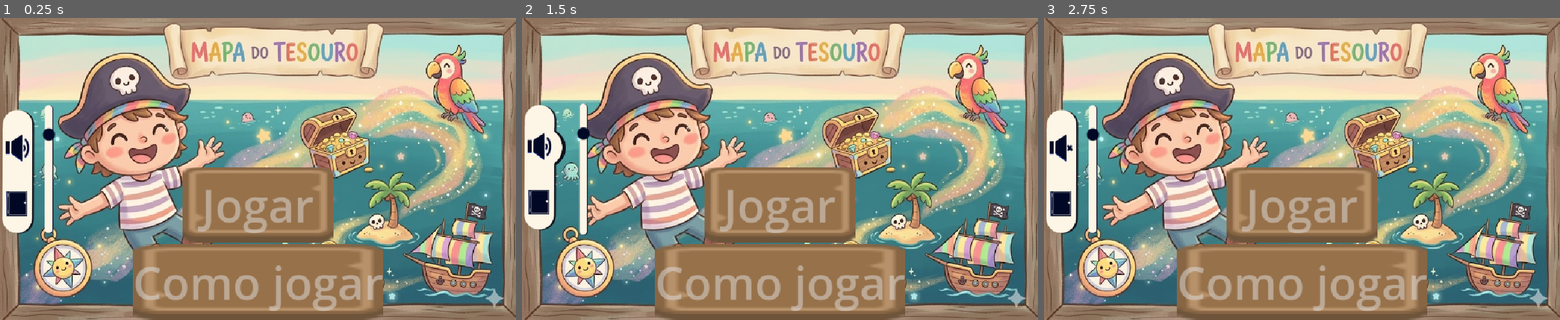
Above: before the commit, frames 1-3 (left to right).
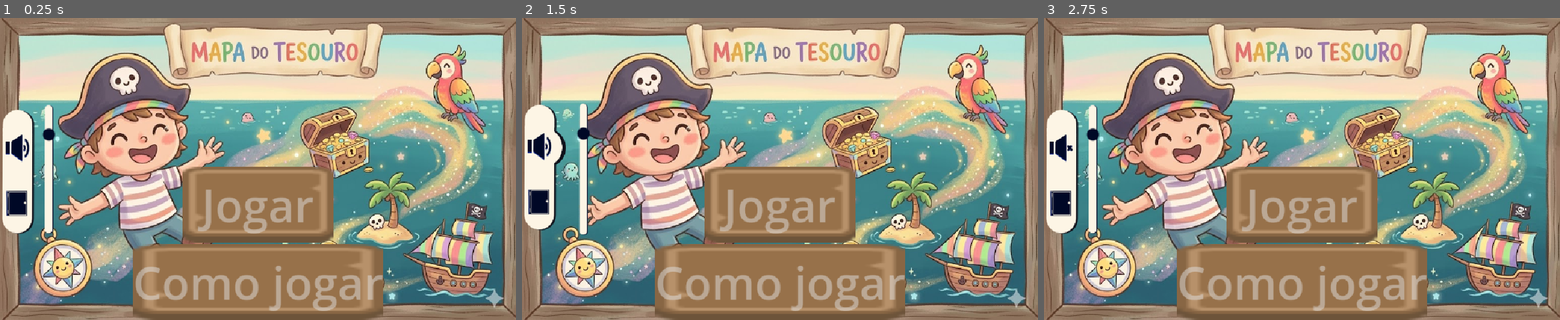
Above: after the commit, the same moments.

Repository: HedroPedro/CacaAoAbacada
Game: Godot game, scene res://scenes/game.tscn
The game is run twice, just before and just after one commit, with the same random seed, the same clock (stepped at 60 frames per second) and the same inputs.
Inputs (mouse positions are in pixels of both pictures, inside the frame that each line leads up to):
- Up to frame 1 (0.25 s): no input
- Up to frame 2 (1.5 s): tap Enter at 0.5 s; move the mouse to (893, 153) at 0.52 s; click (537, 147) at 1.25 s
- Up to frame 3 (2.75 s): tap Space at 2 s; move the mouse to (1198, 184) at 2.02 s

The runs differ from the first frame. In frame 1, 4.0% of the frame differs, in the area x 0-99%, y 4-96%; in frame 2, 4.1%; in frame 3, 4.0%.
Error in both runs: Trying to assign value of type 'Nil' to a variable of type 'Array'. (res://scripts/Global.gd:54)

Commit message:
fix: input and strecht

Diff:
--- a/project.godot
+++ b/project.godot
@@ -28,6 +28,7 @@
 window/size/viewport_width=1024
 window/size/viewport_height=600
 window/stretch/mode="canvas_items"
+window/stretch/aspect="expand"
 mouse_cursor/custom_image="uid://bjkkr1j34kc5"
 
 [dotnet]
--- a/scenes/GameUi.tscn
+++ b/scenes/GameUi.tscn
@@ -4,15 +4,14 @@
 [ext_resource type="PackedScene" uid="uid://b6i6auvc4xqjq" path="res://scenes/ui/Block.tscn" id="1_mj1j5"]
 [ext_resource type="Texture2D" uid="uid://xrfyhmimm3bt" path="res://images/buttons/panel_brown.png" id="2_7hvwh"]
 
-[node name="GameUi" type="Control" unique_id=1496249682]
+[node name="GameUi" type="Control" unique_id=928378648]
 layout_mode = 3
 anchors_preset = 15
 anchor_right = 1.0
 anchor_bottom = 1.0
 grow_horizontal = 2
 grow_vertical = 2
-size_flags_horizontal = 3
-size_flags_vertical = 3
+mouse_filter = 1
 script = ExtResource("1_lg4uu")
 
 [node name="Container" type="TextureRect" parent="." unique_id=2099860886]
@@ -37,17 +36,15 @@
 offset_bottom = -7.0
 grow_horizontal = 2
 grow_vertical = 2
+expand_mode = 3
 
 [node name="BlocksContainer" type="HBoxContainer" parent="." unique_id=1543877225]
 layout_mode = 1
-anchors_preset = -1
-anchor_top = 0.4
+anchors_preset = 14
+anchor_top = 0.5
 anchor_right = 1.0
 anchor_bottom = 0.5
-offset_left = 189.0
-offset_top = 131.0
-offset_right = -159.0
-offset_bottom = 294.0
+offset_bottom = 192.0
 grow_horizontal = 2
 grow_vertical = 2
 size_flags_vertical = 6
--- a/scenes/game.tscn
+++ b/scenes/game.tscn
@@ -1,12 +1,66 @@
 [gd_scene format=3 uid="uid://bylcqy872s6dj"]
 
-[ext_resource type="Script" uid="uid://c7fqr6yoijq0n" path="res://game.gd" id="1_lnu2h"]
 [ext_resource type="PackedScene" uid="uid://cvm7c21m42f6o" path="res://scenes/ui/ui.tscn" id="2_lbhrr"]
 [ext_resource type="Texture2D" uid="uid://by5r4tjs4aae4" path="res://images/background.jpg" id="3_iywne"]
 [ext_resource type="PackedScene" uid="uid://besv13grx325y" path="res://scenes/GameUi.tscn" id="3_lbhrr"]
 
-[node name="Game" type="Node" unique_id=70573316]
-script = ExtResource("1_lnu2h")
+[sub_resource type="GDScript" id="GDScript_lnu2h"]
+script/source = "extends Node
+
+@onready var btns := $Ui/Container/VBoxContainer
+@onready var exitBtn := $Ui/Container/BoxContainer/Bar/Leave
+@onready var bg := $Background
+@onready var gameUi := $GameUi
+var GameState := 0
+
+var backgrounds := [load(\"res://images/background.jpg\"), load(\"res://images/1.png\"), load(\"res://images/2.png\"), load(\"res://images/3.png\"), load(\"res://images/end.png\")]
+var bgMaxIndex : int
+
+func _ready() -> void:
+	Global._done.connect(_enable_btn)
+	for btn in btns.get_children():
+		btn.disabled = true
+	btns.get_child(0).connect(\"pressed\", _on_start_btn_pressed)
+	btns.get_child(1).connect(\"pressed\", _on_tutorial_btn_pressed)
+	exitBtn.connect(\"pressed\", _on_exit_btn_pressed)
+	gameUi._can_update.connect(update)
+	bgMaxIndex = backgrounds.size() - 1
+
+func _enable_btn():
+	for btn in btns.get_children():
+		btn.disabled = false
+
+func _on_start_btn_pressed() -> void:
+	GameState = 1
+	btns.visible = false
+	gameUi.visible = true
+	bg.texture = backgrounds[1];
+	gameUi.updateBlocks()
+
+func _on_tutorial_btn_pressed() -> void:
+	pass
+
+func _on_exit_btn_pressed() -> void:
+	if GameState == 0:
+		get_tree().quit()
+	GameState = 0
+	bg.texture = backgrounds[0]
+	gameUi.hide()
+	btns.visible = true
+
+func update() -> void:
+	gameUi.hide()
+	GameState += 1
+	bg.texture = backgrounds[GameState]
+	if GameState == bgMaxIndex:
+		return
+	await get_tree().create_timer(1.5).timeout
+	gameUi.updateBlocks()
+	gameUi.visible = true
+"
+
+[node name="Game" type="Node" unique_id=379118195]
+script = SubResource("GDScript_lnu2h")
 
 [node name="Background" type="TextureRect" parent="." unique_id=1759264064]
 anchors_preset = 15
@@ -23,3 +77,5 @@
 
 [node name="GameUi" parent="." unique_id=1496249682 instance=ExtResource("3_lbhrr")]
 visible = false
+offset_left = 250.0
+offset_right = -256.0
--- a/scenes/ui/ui.tscn
+++ b/scenes/ui/ui.tscn
@@ -29,11 +29,18 @@
 [sub_resource type="StyleBoxTexture" id="StyleBoxTexture_swkix"]
 texture = ExtResource("2_uegxj")
 
-[node name="Ui" type="Node" unique_id=200939695]
+[node name="Ui" type="Control" unique_id=1452402226]
+layout_mode = 3
+anchors_preset = 15
+anchor_right = 1.0
+anchor_bottom = 1.0
+grow_horizontal = 2
+grow_vertical = 2
+mouse_filter = 1
 script = ExtResource("1_7vp6q")
 
 [node name="Container" type="Control" parent="." unique_id=1471900165]
-layout_mode = 3
+layout_mode = 1
 anchors_preset = 15
 anchor_right = 1.0
 anchor_bottom = 1.0
--- a/scripts/block.gd
+++ b/scripts/block.gd
@@ -8,6 +8,7 @@
 var toCall : Callable
 
 func _ready() -> void:
+	mouse_filter = Control.MOUSE_FILTER_PASS
 	soundButton.connect("pressed", _say)
 
 func _say() -> void:
--- /dev/null
+++ b/scripts/game.gd
@@ -0,0 +1,52 @@
+extends Node
+
+@onready var btns := $Ui/Container/VBoxContainer
+@onready var exitBtn := $Ui/Container/BoxContainer/Bar/Leave
+@onready var bg := $Background
+@onready var gameUi := $GameUi
+var GameState := 0
+
+var backgrounds := [load("res://images/background.jpg"), load("res://images/1.png"), load("res://images/2.png"), load("res://images/3.png"), load("res://images/end.png")]
+var bgMaxIndex : int
+
+func _ready() -> void:
+	Global._done.connect(_enable_btn)
+	for btn in btns.get_children():
+		btn.disabled = true
+	btns.get_child(0).connect("pressed", _on_start_btn_pressed)
+	btns.get_child(1).connect("pressed", _on_tutorial_btn_pressed)
+	exitBtn.connect("pressed", _on_exit_btn_pressed)
+	gameUi._can_update.connect(update)
+	bgMaxIndex = backgrounds.size() - 1
+
+func _enable_btn():
+	for btn in btns.get_children():
+		btn.disabled = false
+
+func _on_start_btn_pressed() -> void:
+	GameState = 1
+	btns.visible = false
+	gameUi.visible = true
+	bg.texture = backgrounds[1];
+	gameUi.updateBlocks()
+
+func _on_tutorial_btn_pressed() -> void:
+	pass
+
+func _on_exit_btn_pressed() -> void:
+	if GameState == 0:
+		get_tree().quit()
+	GameState = 0
+	bg.texture = backgrounds[0]
+	gameUi.visible = false
+	btns.visible = true
+
+func update() -> void:
+	gameUi.hide()
+	GameState += 1
+	bg.texture = backgrounds[GameState]
+	await get_tree().create_timer(1.5).timeout
+	if GameState == bgMaxIndex:
+		return
+	gameUi.updateBlocks()
+	gameUi.show()
--- a/scripts/game_ui.gd
+++ b/scripts/game_ui.gd
@@ -8,6 +8,7 @@
 var correctIndex := -1
 
 func _ready() -> void:
+	mouse_filter = Control.MOUSE_FILTER_PASS
 	for i in range(3):
 		blocks[i].index = i
 		blocks[i].toCall = checkTruth
--- a/scripts/ui.gd
+++ b/scripts/ui.gd
@@ -1,4 +1,4 @@
-extends Node
+extends Control
 @onready var bar := $Container/BoxContainer/Bar
 @onready var muteBtn := $Container/BoxContainer/Bar/Mute
 @onready var startStreamPlayer := $Container/VBoxContainer/Start/StartStreamPlayer2D
@@ -11,6 +11,7 @@
 var has_sound = true
 
 func _ready() -> void:
+	mouse_filter = Control.MOUSE_FILTER_PASS
 	startStreamPlayer.stream = load("res://sounds/jogar.mp3")
 	tutorialStreamPlayer.stream = load("res://sounds/howToPlay.mp3")
 
Not shown, added: scripts/game.gd.uid
